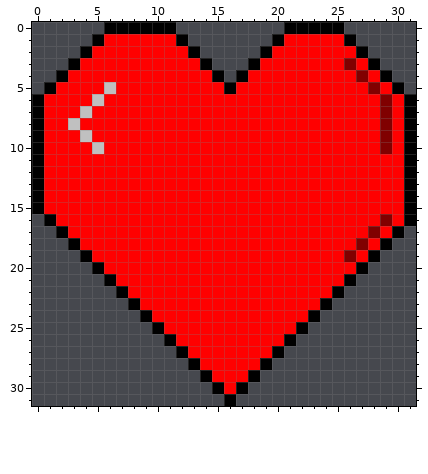
Pixel-art sprite -- assets/life.png. Above, as it was before the edit.
The file is 32x32 pixels.
Once edited:
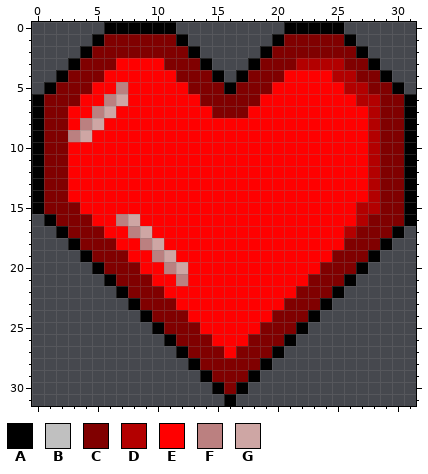
Palette (. is transparent): A #000000  B #c0c0c0  C #800000  D #b30000  E #ff0000  F #bb8080  G #cea6a4
Change:
Changed rows in their new state; - is an unchanged pixel.
first column x 1:
 1 -----CCCCCC---------CCCCC-----
 2 ----CCCCCCCC-------CCCCCCC----
 3 ---CCC----CCC-----CCCDDDD-C---
 4 --CCC------CCC---CCC----DD-C--
 5 -CCC-EF-----CCC-CCC------DD-C-
 6 CCC-EFG------CCCCC--------DD-C
 7 CC-EFG--------CCC----------D-C
 8 CCEFG----------------------D-C
 9 CCFG-----------------------D-C
10 CC--E----------------------D-C
11 CC-------------------------DCC
12 CC-------------------------DCC
13 CC-------------------------DCC
14 CC-------------------------DCC
15 CCC-----------------------DDCC
16 -CCC--FG------------------DC-C
17 --CCC--FG----------------DC-C-
18 ---CCC--FG---------------C-C--
19 ----CCC--FG-------------C-C---
20 -----CCC--FG-----------CCC----
21 ------CCC--F----------CCC-----
22 -------CCC-----------CCC------
23 --------CCC---------CCC-------
24 ---------CCC-------CCC--------
25 ----------CCC-----CCC---------
26 -----------CCC---CCC----------
27 ------------CCC-CCC-----------
28 -------------CCCCC------------
29 --------------CCC-------------
30 ---------------C--------------
Changed places in both pictures, as pixel boxes (x1, y1, x2, y2):
changed: (44, 34, 404, 394)
